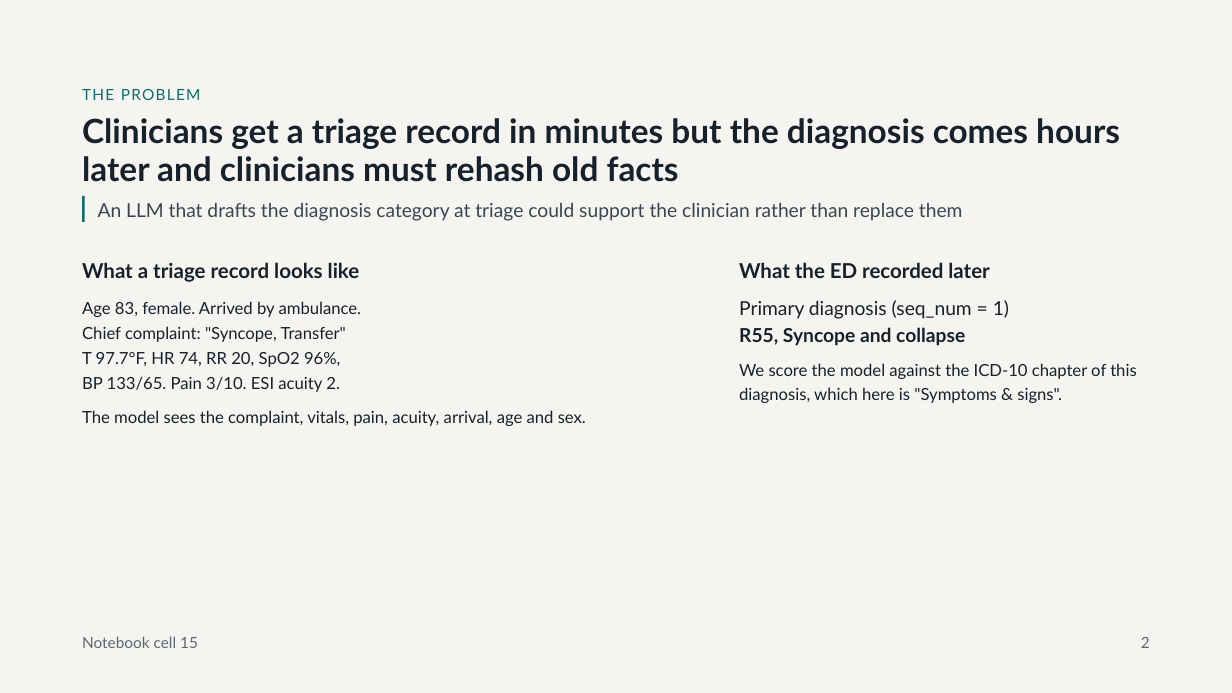
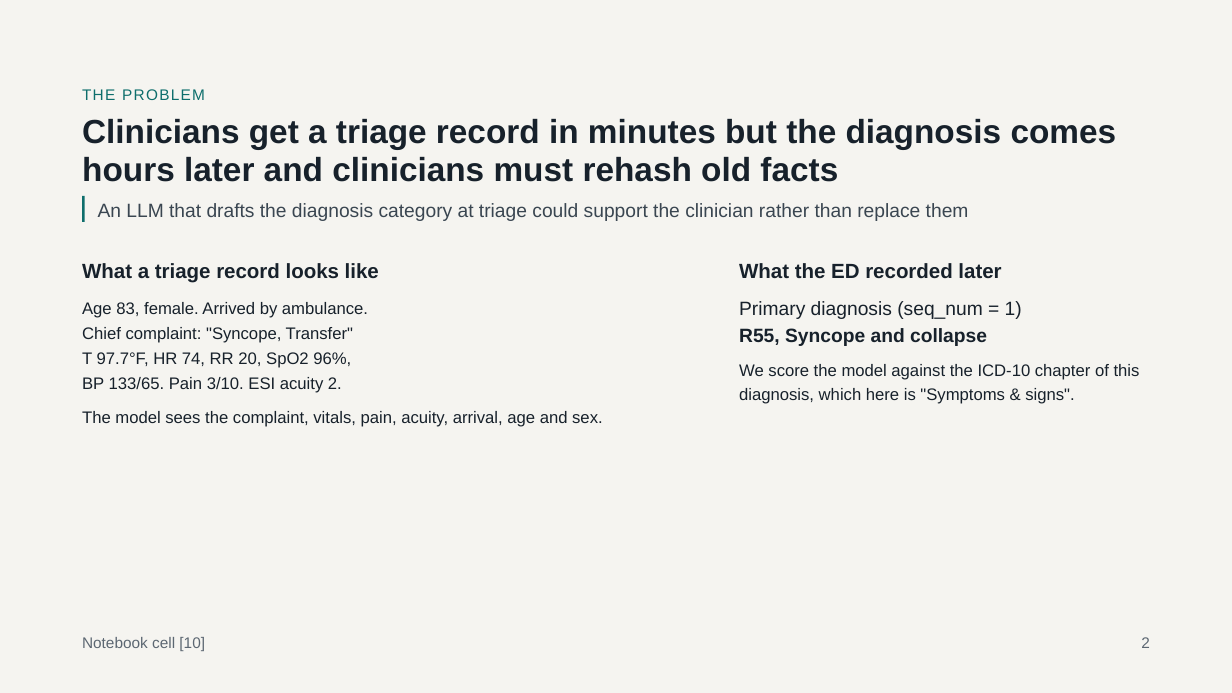
Before and after one commit to bja2376/triage-llm-tutorial, a slide deck: slide 2 of Classifying ED Visits with an LLM.pptx. Drawn at 1232x693 pixels with LibreOffice and Linux fonts; fonts in the diff are those of the drawing. Boxes give left, top, right and bottom in pixels: in the first picture for what was removed or moved away, otherwise in the second. Text is boxed around its words. In the diff, an @@ line names an element or a change of style, - is before the commit and + after.

```diff
--- a/Classifying ED Visits with an LLM.pptx
+++ b/Classifying ED Visits with an LLM.pptx
@@ font Lato to Arial in 9 elements at (x1=82, y1=89, x2=205, y2=100), (x1=82, y1=119, x2=1117, y2=182), (x1=98, y1=203, x2=969, y2=221), (x1=82, y1=263, x2=379, y2=283), (x1=82, y1=302, x2=368, y2=393), (x1=82, y1=411, x2=603, y2=427), (x1=739, y1=263, x2=1001, y2=279), (x1=739, y1=301, x2=1022, y2=346), (x1=739, y1=364, x2=1140, y2=404) @@
@@ text at (x1=82, y1=637, x2=205, y2=651): text changed; font Lato to Arial @@
-Notebook cell 15
+Notebook cell [10]
```
Also in this commit, not shown: 18 other slides changed.
